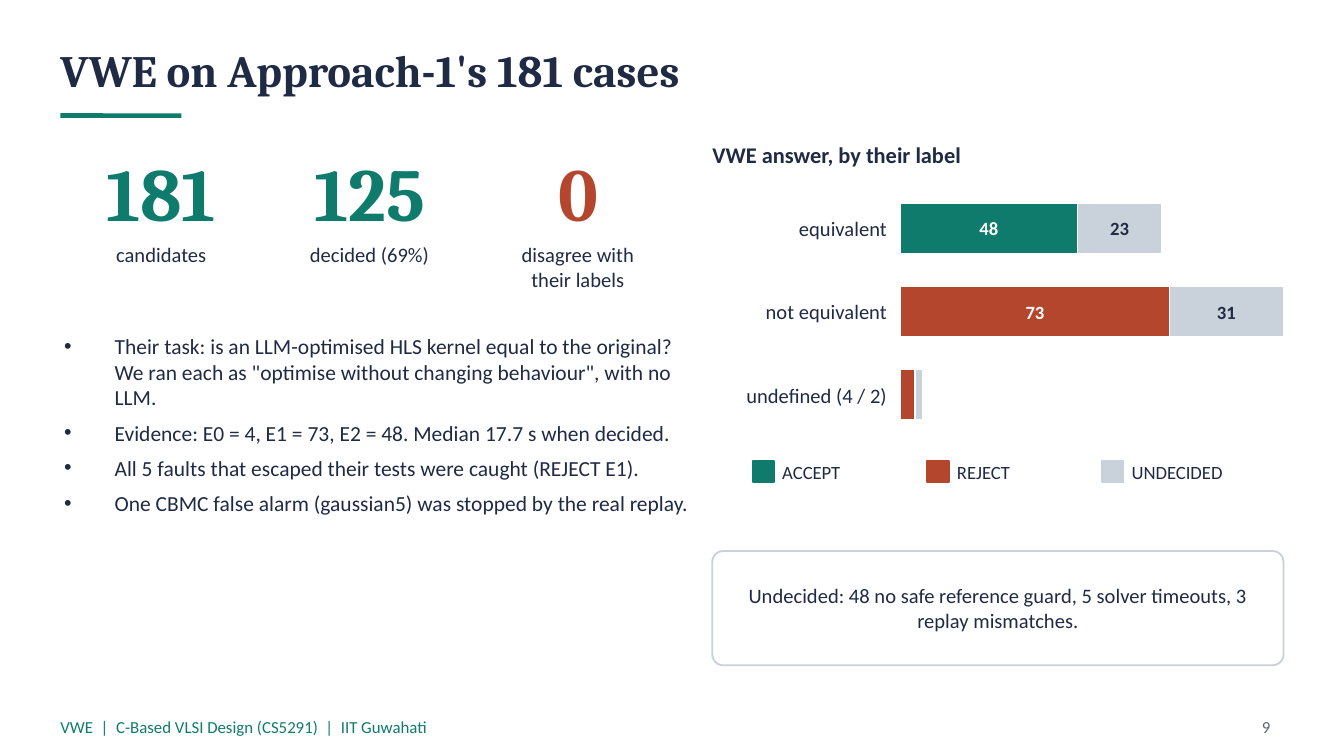
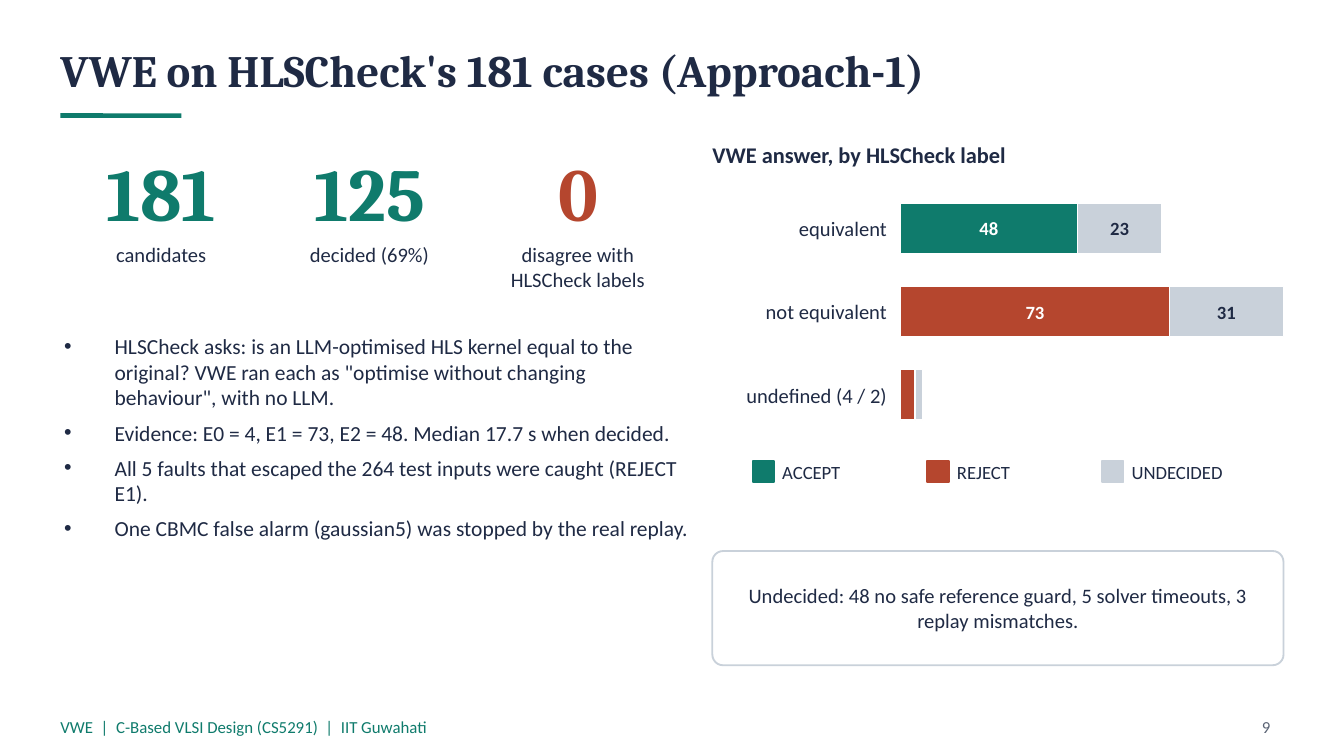
Before and after one commit to DhruvPansuriya/C-Based-VLSI-Design-Course-Project, a slide deck: slide 9 of docs/report/VWE_slides.pptx. Drawn at 1344x756 pixels with LibreOffice and Linux fonts; fonts in the diff are those of the drawing. Boxes give left, top, right and bottom in pixels: in the first picture for what was removed or moved away, otherwise in the second. Text is boxed around its words. In the diff, an @@ line names an element or a change of style, - is before the commit and + after.

Commit message:
T22: HLSCheck (Approach-1) report; name our first approach HLSCheck in VWE report and slides

```diff
--- a/docs/report/VWE_slides.pptx
+++ b/docs/report/VWE_slides.pptx
@@ title at (x1=60, y1=54, x2=924, y2=97): text changed @@
-VWE on Approach-1's 181 cases
+VWE on HLSCheck's 181 cases (Approach-1)
@@ text at (x1=712, y1=147, x2=1005, y2=167): text changed @@
-VWE answer, by their label
+VWE answer, by HLSCheck label
@@ text at (x1=511, y1=272, x2=644, y2=287): text changed @@
-their labels
+HLSCheck labels
@@ text at (x1=115, y1=339, x2=632, y2=408): text changed @@
-• Their task: is an LLM-optimised HLS kernel equal to the original? We ran each as "optimise without changing behaviour", with no LLM.
+• HLSCheck asks: is an LLM-optimised HLS kernel equal to the original? VWE ran each as "optimise without changing behaviour", with no LLM.
@@ text at (x1=115, y1=460, x2=677, y2=504): text changed @@
-• All 5 faults that escaped their tests were caught (REJECT E1).
+• All 5 faults that escaped the 264 test inputs were caught (REJECT E1).
```
Also in this commit, not shown: 2 other slides changed, 5 other files.
